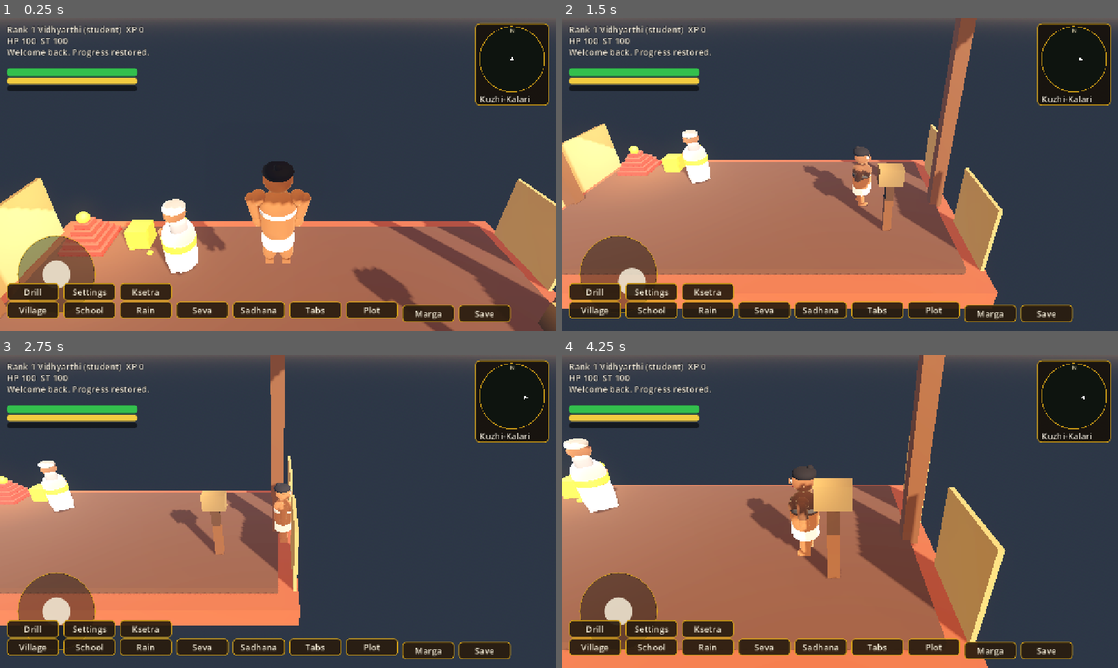
Above: before the commit, frames 1-4 (two rows, left to right).
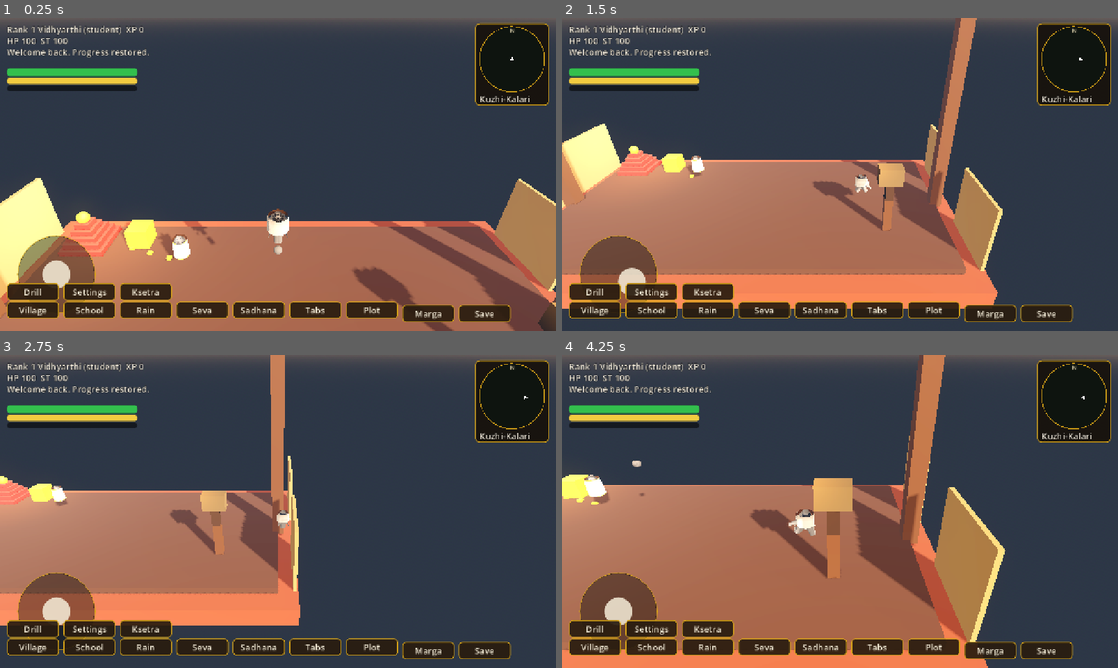
Above: after the commit, the same moments.

Repository: neerajaj96/kalari-game
Game: Godot game, scene res://scenes/main.tscn
Two runs of this game, one before a commit and one after it. Both use one fixed random seed, a clock stepped at 60 frames per second and the inputs below.
Inputs (mouse positions are in pixels of both pictures, inside the frame that each line leads up to):
- Up to frame 1 (0.25 s): no input
- Up to frame 2 (1.5 s): tap Enter (ui_accept) at 0.5, 0.77 s; move the mouse to (962, 158) at 0.52 s; hold Right (ui_right) 0.53-1.25 s; tap K at 0.6 s; click (962, 158) at 0.67 s; drag from (728, 190) to (812, 237) at 1.27 s
- Up to frame 3 (2.75 s): move the mouse to (333, 442) at 2.02 s; hold Right (ui_right) from 2.03 s (still down); tap X at 2.1 s
- Up to frame 4 (4.25 s): release Right (ui_right) at 2.75 s; drag from (812, 574) to (673, 464) at 2.77 s; move the mouse to (1006, 558) at 3.52 s; hold Left (ui_left) from 3.53 s (still down); tap F at 3.6 s; tap Enter (ui_accept) at 3.77 s

The runs differ from the first frame. In frame 1, 4.4% of the frame differs, in the area x 0-100%, y 45-97%; in frame 2, 1.7%; in frame 3, 1.3%; in frame 4, 2.5%.
Error before the commit: Parse Error: Cannot find member "reversed" in base "Array". (res://scripts/dialogue.gd:24)

Commit message:
headless validation fixes: preloads, Variant inference, dialogue order, save guards, deferred attach

Diff:
--- a/scripts/avatar_rig.gd
+++ b/scripts/avatar_rig.gd
@@ -36,7 +36,7 @@
 func _dna_for_path() -> Resource:
 	var rp := str(rig_path)
 	var p := get_parent()
-	var inst := abs(int(p.get_instance_id()) % 8) if p != null else 0
+	var inst: int = abs(int(p.get_instance_id()) % 8) if p != null else 0
 	if rp.find("gurukkal") >= 0 or rp.find("elder") >= 0:
 		return HumanDNA.gurukkal_dna()
 	if rp.find("bandit") >= 0 or rp.find("brute") >= 0:
--- a/scripts/dialogue.gd
+++ b/scripts/dialogue.gd
@@ -19,9 +19,11 @@
 }
 
 func say(speaker: String, lines: Array, priority: bool = false) -> void:
-	# Priority briefings jump the queue but keep narrative order: push_front
-	# in reverse so [l1,l2,l3] still plays l1 first.
-	var ordered: Array = lines.reversed() if priority else lines
+	# Priority briefings jump the queue but keep narrative order: reversed
+	# copy into push_front so [l1,l2,l3] still plays l1 first.
+	var ordered: Array = lines.duplicate()
+	if priority:
+		ordered.reverse()
 	for ln in ordered:
 		var item := {"speaker": speaker, "text": str(ln)}
 		if priority:
--- a/scripts/drill.gd
+++ b/scripts/drill.gd
@@ -53,8 +53,8 @@
 	var st: int = p.combat.state
 	# Strike outlives the 5Hz sampler: latch via cooldown for the full pose
 	# life (0.45s cd down to the 0.15s settle), not just its first half.
-	var struck := st == CombatState.S.STRIKE or (call == "strike" and p.combat.strike_cd > 0.15)
-	var hit := (call == "strike" and struck) or (call == "block" and st == CombatState.S.BLOCK) or (call == "dodge" and st == CombatState.S.DODGE)
+	var struck: bool = st == CombatState.S.STRIKE or (call == "strike" and p.combat.strike_cd > 0.15)
+	var hit: bool = (call == "strike" and struck) or (call == "block" and st == CombatState.S.BLOCK) or (call == "dodge" and st == CombatState.S.DODGE)
 	if hit:
 		reps += 1
 		if reps % 5 == 0:
--- a/scripts/human/body_sculpt.gd
+++ b/scripts/human/body_sculpt.gd
@@ -4,6 +4,8 @@
 # muscle masses, facial structure, hands/feet articulation, UVs + cavity.
 # LOD: 0 Hero, 1 Mid, 2 Far. Units in meters. Faces -Z (Godot forward).
 class_name BodySculpt
+
+const HumanDNA = preload("res://scripts/human/human_dna.gd")
 
 static func skin_tone(dna: HumanDNA) -> Color:
 	var m: float = clampf(dna.melanin, 0.0, 1.0)
--- a/scripts/human/face_anim.gd
+++ b/scripts/human/face_anim.gd
@@ -4,6 +4,8 @@
 # works with procedural skeletons and any future GLB with same bone names.
 # Expression states: neutral/focus/anger/fear/pain/surprise/effort/recovery.
 class_name FaceAnim
+
+const HumanDNA = preload("res://scripts/human/human_dna.gd")
 
 var _sk: Skeleton3D
 var _dna: HumanDNA
--- a/scripts/human/garment_builder.gd
+++ b/scripts/human/garment_builder.gd
@@ -8,6 +8,8 @@
 # sculpted folds; runtime sway handled by HumanAnim bone motion (no Cloth3D
 # on Mobile for perf — drape bones instead).
 class_name GarmentBuilder
+
+const HumanDNA = preload("res://scripts/human/human_dna.gd")
 
 # Waist wrap: layered mundu/langoti/kaccha cylinder with pleat fan front.
 static func build_waist_wrap(dna: HumanDNA, lod: int) -> ArrayMesh:
--- a/scripts/human/human_anim.gd
+++ b/scripts/human/human_anim.gd
@@ -6,6 +6,10 @@
 # Vadivu flavor preserved: Simha(block) turtle, Sarpa(dodge) slip,
 # Aswa(strike) lunge, Gaja(stance) neutral.
 class_name HumanAnim
+
+const HumanDNA = preload("res://scripts/human/human_dna.gd")
+const FaceAnim = preload("res://scripts/human/face_anim.gd")
+const IKSolver = preload("res://scripts/human/ik_solver.gd")
 
 var _sk: Skeleton3D
 var _dna: HumanDNA
--- a/scripts/human/human_dna.gd
+++ b/scripts/human/human_dna.gd
@@ -54,14 +54,15 @@
 @export var gait_bounce: float = 0.5
 @export var idle_energy: float = 0.5
 
-static func _base(s: int, label_: String) -> HumanDNA:
-	var d := HumanDNA.new()
+static func _base(s: int, label_: String):
+	var DNA = load("res://scripts/human/human_dna.gd")
+	var d = DNA.new()
 	d.seed = s
 	d.label = label_
 	return d
 
-static func player_dna() -> HumanDNA:
-	var d := _base(101, "player")
+static func player_dna():
+	var d = _base(101, "player")
 	d.age_years = 22.0
 	d.stature = 1.72
 	d.build = 0.55
@@ -99,8 +100,8 @@
 	d.idle_energy = 0.75
 	return d
 
-static func gurukkal_dna() -> HumanDNA:
-	var d := _base(202, "gurukkal")
+static func gurukkal_dna():
+	var d = _base(202, "gurukkal")
 	d.age_years = 66.0
 	d.stature = 1.68
 	d.build = 0.38
@@ -139,10 +140,10 @@
 	d.idle_energy = 0.30
 	return d
 
-static func bandit_dna(variant: int) -> HumanDNA:
+static func bandit_dna(variant: int):
 	var rng := RandomNumberGenerator.new()
 	rng.seed = 300 + variant
-	var d := _base(300 + variant, "bandit_%d" % variant)
+	var d = _base(300 + variant, "bandit_%d" % variant)
 	d.age_years = rng.randf_range(28.0, 44.0)
 	d.stature = rng.randf_range(1.70, 1.84)
 	d.build = rng.randf_range(0.62, 0.92)
@@ -186,10 +187,10 @@
 	d.idle_energy = rng.randf_range(0.5, 0.8)
 	return d
 
-static func villager_dna(seed_: int) -> HumanDNA:
+static func villager_dna(seed_: int):
 	var rng := RandomNumberGenerator.new()
 	rng.seed = 1000 + seed_
-	var d := _base(1000 + seed_, "villager_%d" % seed_)
+	var d = _base(1000 + seed_, "villager_%d" % seed_)
 	d.is_female = (seed_ % 3 == 1)
 	d.age_years = rng.randf_range(18.0, 68.0)
 	var fem_scale := 0.94 if d.is_female else 1.0
@@ -226,7 +227,7 @@
 		d.beard_style = [0, 0, 1, 2, 3][seed_ % 5]
 	d.hair_grey = clampf((d.age_years - 40.0) / 40.0, 0.0, 1.0)
 	d.brow_thick = rng.randf_range(0.4, 0.85)
-	var gset := 3 if d.is_female else [1, 2, 2, 4, 1][seed_ % 5]
+	var gset: int = 3 if d.is_female else [1, 2, 2, 4, 1][seed_ % 5]
 	# Elder priest figure for one seed.
 	if seed_ == 0:
 		gset = 5
--- a/scripts/human/human_factory.gd
+++ b/scripts/human/human_factory.gd
@@ -5,6 +5,17 @@
 # reuses meshes/materials/rigs across characters by DNA hash.
 # Fallback-first: returns null headless-safe; caller keeps primitives.
 class_name HumanFactory
+
+const HumanDNA = preload("res://scripts/human/human_dna.gd")
+const BodySculpt = preload("res://scripts/human/body_sculpt.gd")
+const GarmentBuilder = preload("res://scripts/human/garment_builder.gd")
+const HumanMaterials = preload("res://scripts/human/human_materials.gd")
+const HumanRig = preload("res://scripts/human/human_rig.gd")
+const FaceAnim = preload("res://scripts/human/face_anim.gd")
+const IKSolver = preload("res://scripts/human/ik_solver.gd")
+const HumanAnim = preload("res://scripts/human/human_anim.gd")
+const HumanLOD = preload("res://scripts/human/human_lod.gd")
+const JointCap = preload("res://scripts/human/joint_cap.gd")
 
 static var _mesh_cache: Dictionary = {}
 
@@ -35,7 +46,9 @@
 		return null
 	var body := Node3D.new()
 	body.name = "CinematicBody"
-	parent.add_child(body)
+	# Deferred attach: callers build from inside _ready (child setup phase),
+	# where a direct add_child to the parent is rejected by the scene tree.
+	parent.add_child.call_deferred(body)
 	var sk := HumanRig.build_skeleton(dna)
 	sk.name = "HumanSkeleton"
 	body.add_child(sk)
--- a/scripts/human/human_materials.gd
+++ b/scripts/human/human_materials.gd
@@ -3,6 +3,9 @@
 # reused across villagers by DNA hash; per-instance variation rides on
 # shader params + bone scale, not duplicate resources.
 class_name HumanMaterials
+
+const HumanDNA = preload("res://scripts/human/human_dna.gd")
+const BodySculpt = preload("res://scripts/human/body_sculpt.gd")
 
 static var _cache: Dictionary = {}
 
@@ -41,6 +44,7 @@
 	var k := "iris_%d" % [dna.seed % 4]
 	if _cache.has(k):
 		return _cache[k]
+	var browns: Array = [Color(0.16, 0.10, 0.06, 1.0), Color(0.22, 0.13, 0.07, 1.0), Color(0.12, 0.08, 0.05, 1.0), Color(0.28, 0.17, 0.09, 1.0)]
 	var m := StandardMaterial3D.new()
 	m.albedo_color = browns[dna.seed % browns.size()]
 	m.roughness = 0.12
@@ -72,7 +76,6 @@
 	var k := "caruncle_%d_%d" % [int(skin.r * 20.0), int(skin.g * 20.0)]
 	if _cache.has(k):
 		return _cache[k]
-	var skin := BodySculpt.skin_tone(dna)
 	var m := StandardMaterial3D.new()
 	m.albedo_color = Color(clampf(skin.r * 0.75, 0.0, 1.0), clampf(skin.g * 0.42, 0.0, 1.0), clampf(skin.b * 0.40, 0.0, 1.0), 1.0)
 	m.roughness = 0.45
--- a/scripts/human/human_rig.gd
+++ b/scripts/human/human_rig.gd
@@ -6,6 +6,8 @@
 # Rigid-segment binding via BoneAttachment3D keeps deformation correct
 # without soft-skin weight painting (robust headless + mobile safe).
 class_name HumanRig
+
+const HumanDNA = preload("res://scripts/human/human_dna.gd")
 
 static func bone_list() -> Array:
 	# Finger/toe bones are reserved for runtime-gated per-digit articulation
--- a/scripts/mesh_builder.gd
+++ b/scripts/mesh_builder.gd
@@ -98,8 +98,8 @@
 			var u1 := float(ix + 1) / nx
 			var v0 := float(iz) / nz
 			var v1 := float(iz + 1) / nz
-		_tri_uv(st, a, c, b, Vector2(u0, v0), Vector2(u1, v1), Vector2(u1, v0))
-		_tri_uv(st, a, e, c, Vector2(u0, v0), Vector2(u0, v1), Vector2(u1, v1))
+			_tri_uv(st, a, c, b, Vector2(u0, v0), Vector2(u1, v1), Vector2(u1, v0))
+			_tri_uv(st, a, e, c, Vector2(u0, v0), Vector2(u0, v1), Vector2(u1, v1))
 	st.generate_normals()
 	return st.commit()
 
--- a/scripts/ped.gd
+++ b/scripts/ped.gd
@@ -58,7 +58,7 @@
 
 func _build_cinematic() -> void:
 	# Deterministic per-villager identity from instance id (stable per spawn).
-	var variant := abs(int(get_instance_id()) % 8)
+	var variant: int = abs(int(get_instance_id()) % 8)
 	var dna: Resource = HumanDNA.villager_dna(variant)
 	_cinematic = HumanFactory.build(self, dna)
 
@@ -211,7 +211,7 @@
 			if w.current.get("storm") != null:
 				storm = float(w.current.storm)
 			else:
-				var dn := w.current.get_node_or_null("DayNight")
+				var dn: Node = w.current.get_node_or_null("DayNight")
 				if dn != null and dn.get("storm") != null:
 					storm = float(dn.get("storm"))
 	if storm >= 0.5 and not _storm_told:
--- a/scripts/save_game.gd
+++ b/scripts/save_game.gd
@@ -55,7 +55,12 @@
 		return {}
 	var d := {}
 	for k in ["xp", "kills", "reps", "q02", "q03", "sevas", "phase", "supply", "visit_h", "visit_s", "vama_stage", "vama_on", "vama_forest", "storms", "muted", "shadows", "world", "sadh_cool", "p_buff_regen", "p_buff_regen_t", "p_buff_marma", "p_buff_marma_t"]:
-		d[k] = cfg.get_value("progress", k, null)
+		# Old saves predate newer keys (and boot order writes partial files):
+		# missing keys read as null instead of erroring.
+		if cfg.has_section_key("progress", k):
+			d[k] = cfg.get_value("progress", k)
+		else:
+			d[k] = null
 	return d
 
 func apply_save(d: Dictionary, game: Node) -> void:
